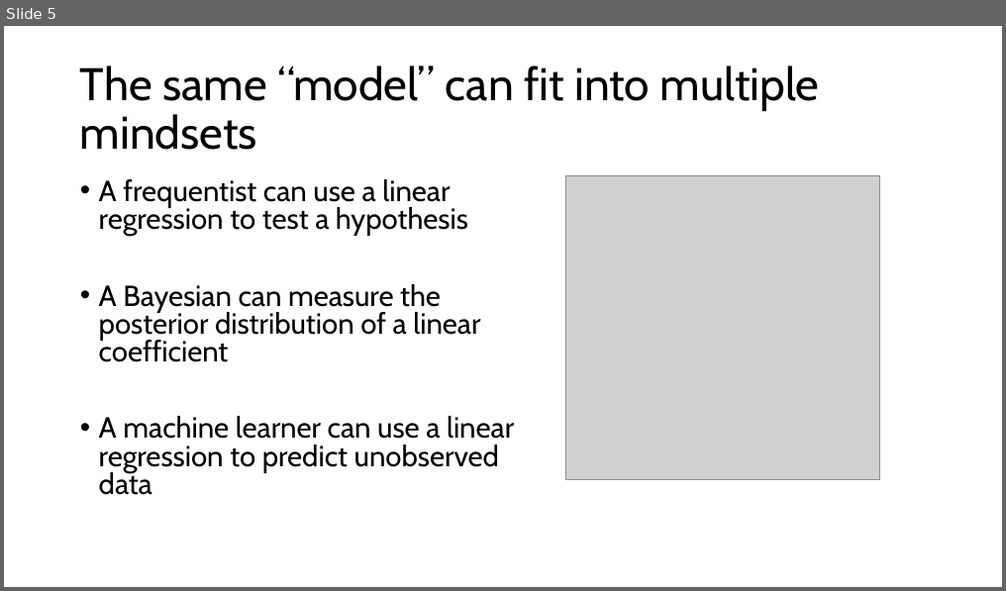
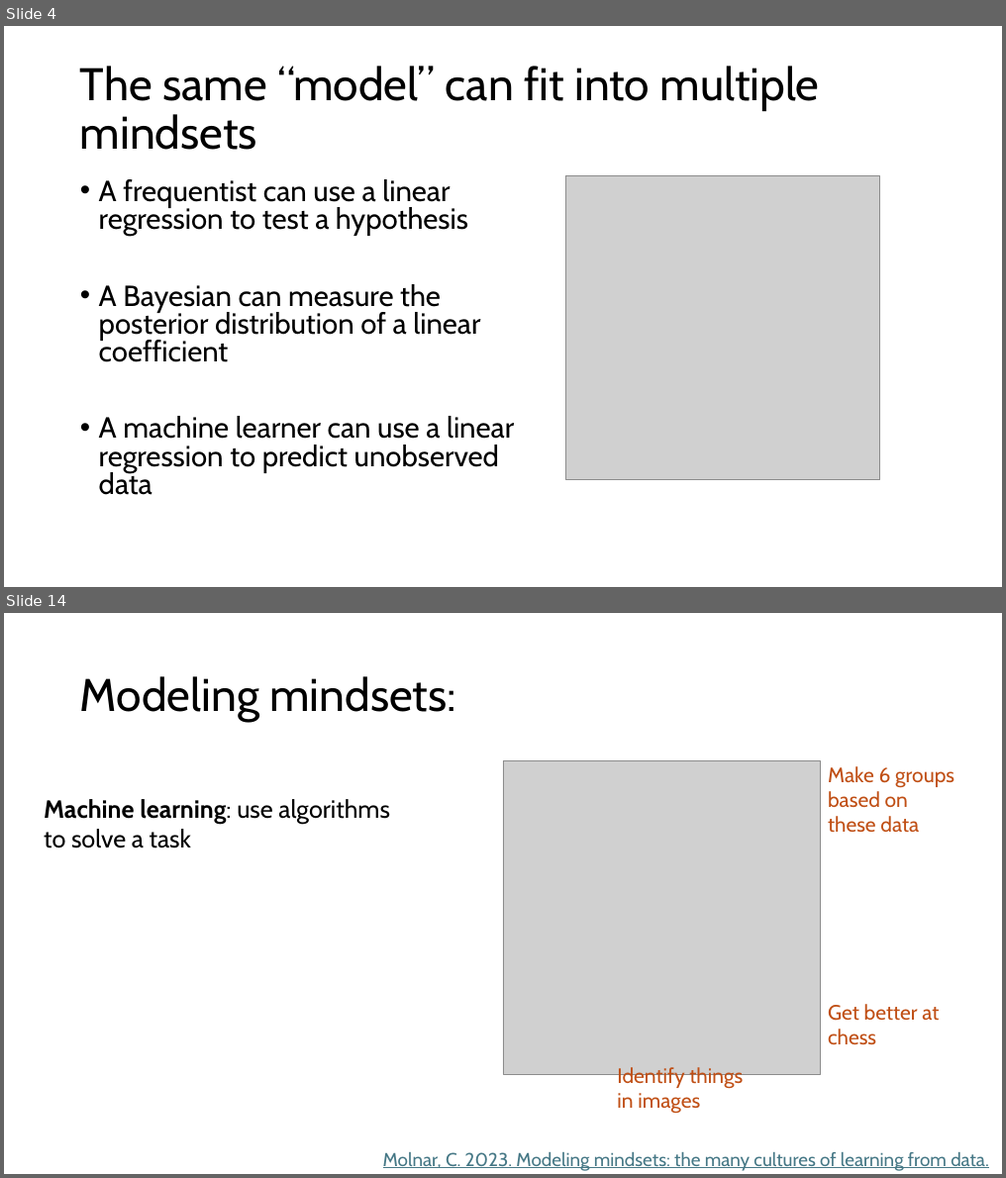
Before and after one commit to grantvagle/ml_methods_workshop, a slide deck: slides/01_what_is_ml.pptx. Shown one above the other, each under a label of ours: slide 5 before the commit, slides 4 and 14 after it; the slides between them are not shown. The pictures are 1006x591 and 1006x1178 pixels, drawn with LibreOffice and Linux fonts; fonts in the diff are those of the drawing; grey boxes stand for pictures. Boxes give left, top, right and bottom in pixels: in the first picture for what was removed or moved away, otherwise in the second. Text is boxed around its words. In the diff, an @@ line names an element or a change of style, - is before the commit and + after.

```diff
--- a/slides/01_what_is_ml.pptx
+++ b/slides/01_what_is_ml.pptx
@@ slide 14 added at (x1=4, y1=613, x2=1002, y2=1174), background #FFFFFF @@
@@ title added at (x1=80, y1=676, x2=456, y2=722), 44 pt, text #000000 @@
+Modeling mindsets:
@@ picture added at (x1=503, y1=761, x2=821, y2=1075) @@
@@ text added at (x1=828, y1=766, x2=954, y2=833), 20 pt, text #C04F15 @@
+Make 6 groups based on these data
@@ text added at (x1=44, y1=799, x2=390, y2=849), 24 pt, text #000000 @@
+Machine learning: use algorithms to solve a task
@@ text added at (x1=828, y1=1004, x2=939, y2=1045), 20 pt, text #C04F15 @@
+Get better at chess
@@ text added at (x1=617, y1=1067, x2=743, y2=1114), 20 pt, text #C04F15 @@
+Identify things in images
@@ text added at (x1=383, y1=1153, x2=989, y2=1171), 18 pt, text #467886, underline @@
+Molnar, C. 2023. Modeling mindsets: the many cultures of learning from data.
@@ what was slide 5 is now slide 4 @@
```
Also in this commit, not shown: 5 slides changed, 14 other slides added, 3 slides removed.
